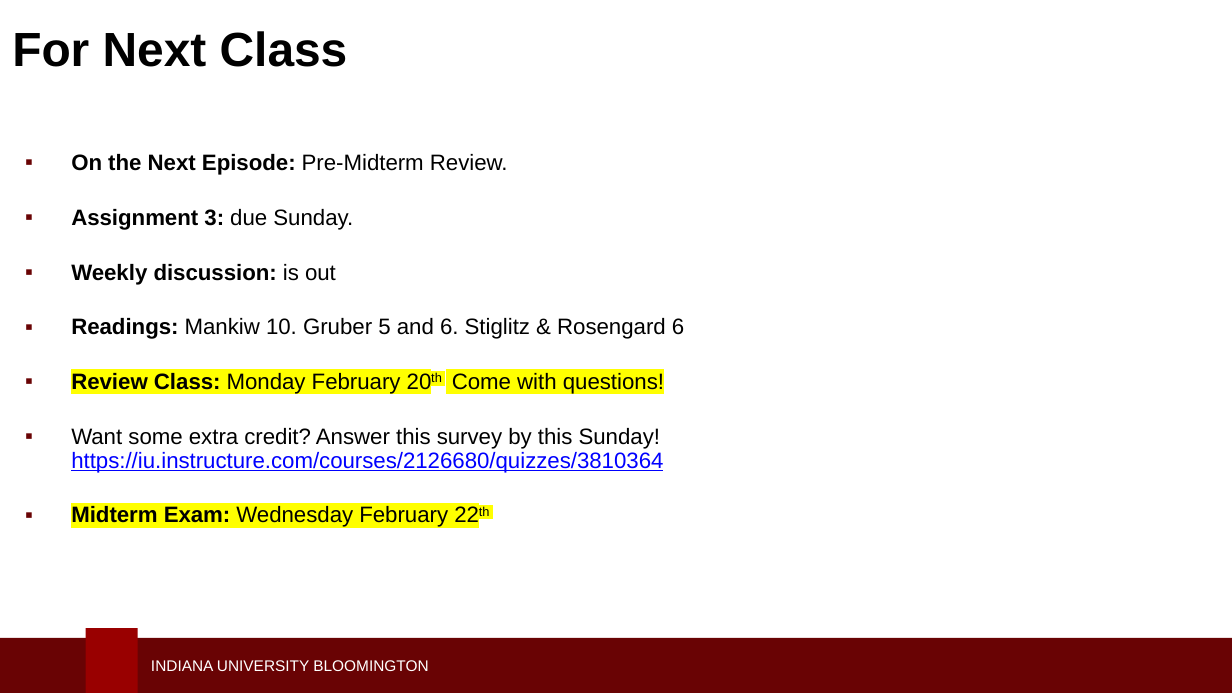
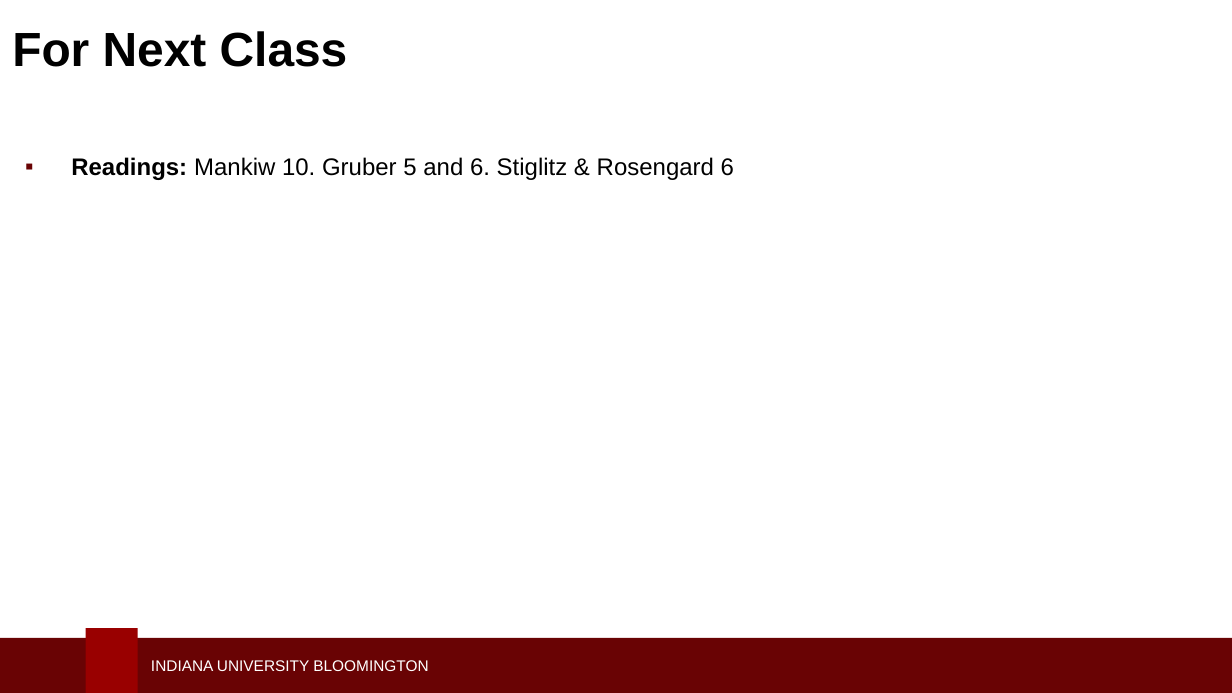
Before and after one commit to LuisNavarro07/Personal_Website, a slide deck: slide 28 of content/teaching/v202/slides/8_Externalities2.pptx. Drawn at 1232x693 pixels with LibreOffice and Linux fonts; fonts in the diff are those of the drawing; background and template pictures are left out. Boxes give left, top, right and bottom in pixels: in the first picture for what was removed or moved away, otherwise in the second. Text is boxed around its words. In the diff, an @@ line names an element or a change of style, - is before the commit and + after.

```diff
--- a/content/teaching/v202/slides/8_Externalities2.pptx
+++ b/content/teaching/v202/slides/8_Externalities2.pptx
@@ text "Readings: Mankiw 10. Gruber 5 ..." at (71,157,734,180): size 12.9 to 14 pt; line spacing 0.9 to 1 @@
@@ text at (71,154,508,285): paragraphs removed @@
-▪ On the Next Episode: Pre-Midterm Review.
-▪ Assignment 3: due Sunday.
-▪ Weekly discussion: is out
@@ text at (71,373,664,527): paragraphs removed @@
-▪ Review Class: Monday February 20th Come with questions!
-▪ Want some extra credit? Answer this survey by this Sunday! https://iu.instructure.com/courses/2126680/quizzes/3810364
-▪ Midterm Exam: Wednesday February 22th
```
Also in this commit, not shown: 1 other slide changed, 41 other files.
